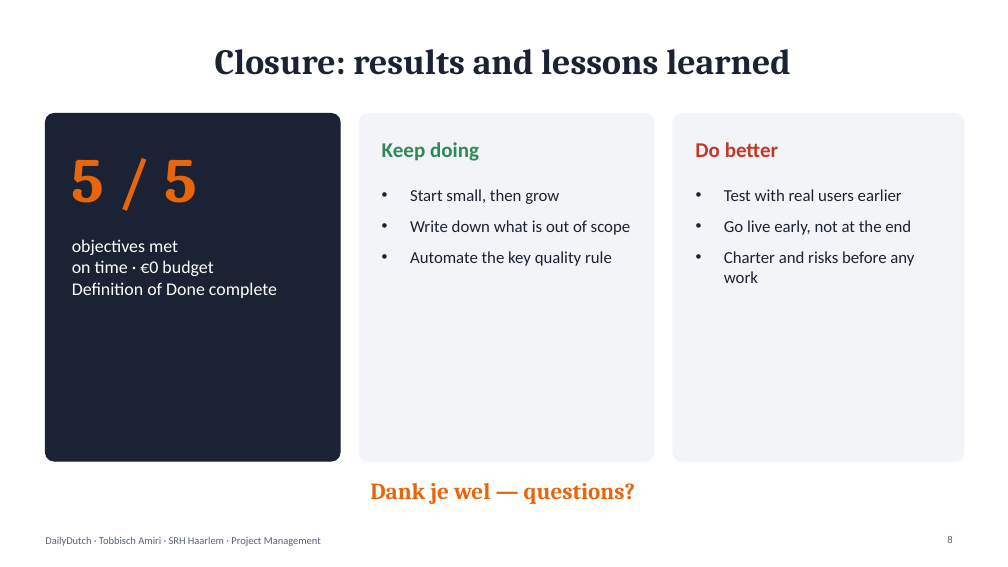
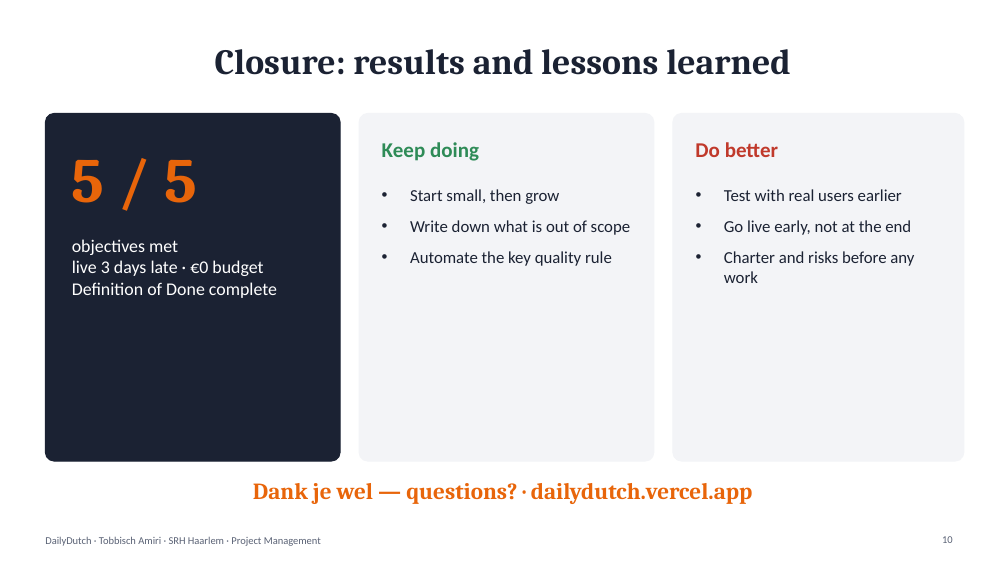
Before and after one commit to tobbissch/DailyDutch, a slide deck: slide 10 of project-management/DailyDutch-presentation.pptx (slide 8 before the commit). Drawn at 1008x567 pixels with LibreOffice and Linux fonts; fonts in the diff are those of the drawing. Boxes give left, top, right and bottom in pixels: in the first picture for what was removed or moved away, otherwise in the second. Text is boxed around its words. In the diff, an @@ line names an element or a change of style, - is before the commit and + after.

```diff
--- a/project-management/DailyDutch-presentation.pptx
+++ b/project-management/DailyDutch-presentation.pptx
@@ text at (72,260,263,276): text changed @@
-on time · €0 budget
+live 3 days late · €0 budget
@@ text at (253,483,752,504): text changed @@
-Dank je wel — questions?
+Dank je wel — questions? · dailydutch.vercel.app
@@ page number at (942,536,953,543): text changed @@
-8
+10
```
Also in this commit, not shown: 3 other slides changed, 2 slides added, 1 other file.
